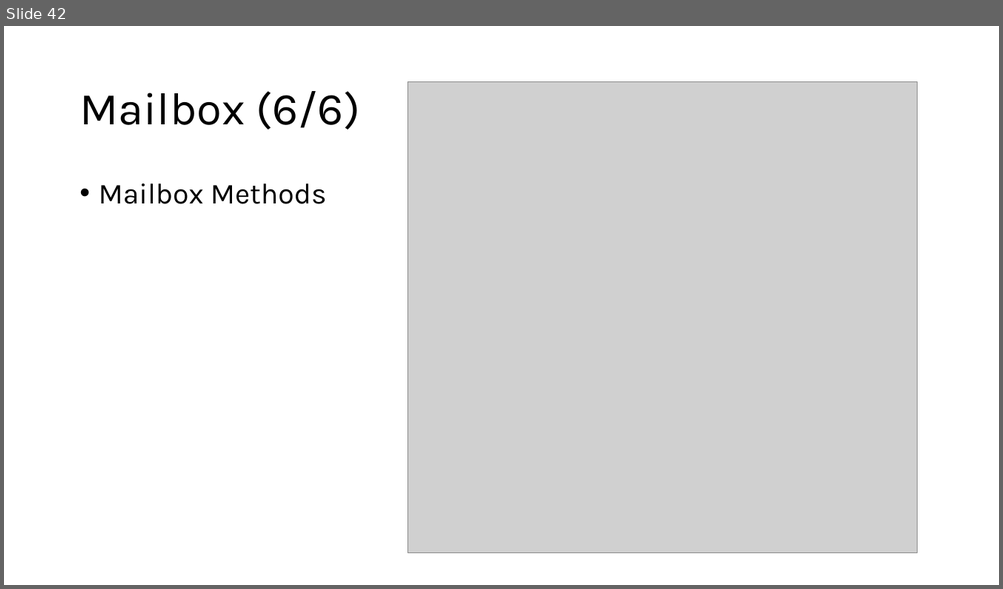
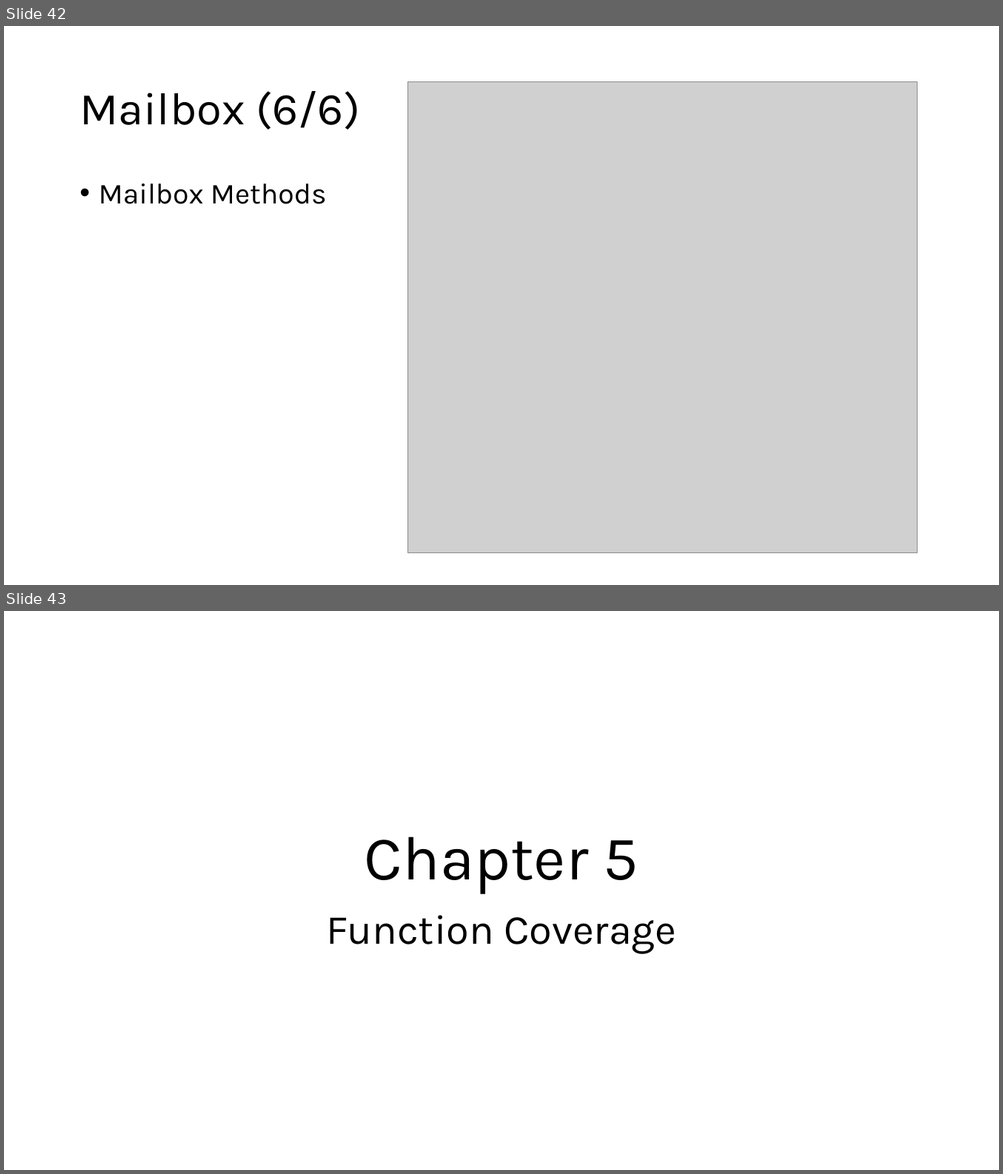
Before and after one commit to s9001055/DV_learning, a slide deck: SystemVerilog_語法學習.pptx. Shown one above the other, each under a label of ours: slide 42 before the commit, slides 42 and 43 after it. The pictures are 1003x589 and 1003x1174 pixels, drawn with LibreOffice and Linux fonts; fonts in the diff are those of the drawing; grey boxes stand for pictures. Boxes give left, top, right and bottom in pixels: in the first picture for what was removed or moved away, otherwise in the second. Text is boxed around its words. In the diff, an @@ line names an element or a change of style, - is before the commit and + after.

Commit message:
Modify: SystemVerilog_語法學習.pptx 1. Add Function Coverage slide

```diff
--- a/SystemVerilog_語法學習.pptx
+++ b/SystemVerilog_語法學習.pptx
@@ slide 43 added at (x1=4, y1=611, x2=999, y2=1170), background #FFFFFF @@
@@ title added at (x1=364, y1=837, x2=637, y2=894), 60 pt, text #000000 @@
+Chapter 5
@@ subtitle added at (x1=327, y1=915, x2=676, y2=954), 40 pt, text #000000 @@
+Function Coverage
```
Also in this commit, not shown: 1 slide changed.
